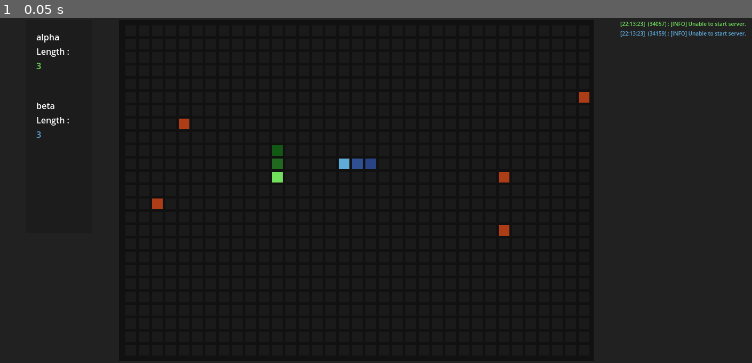
Above: before the commit, frame 1.
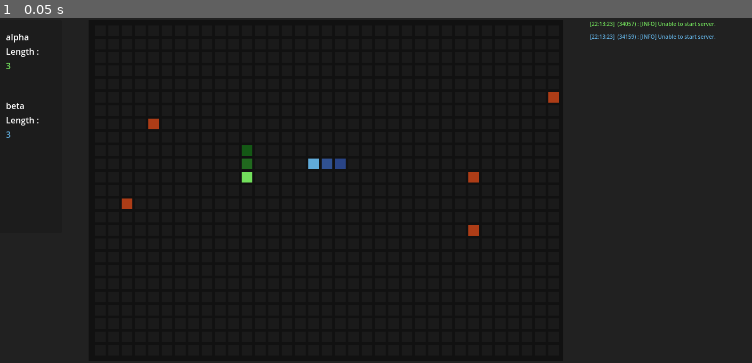
Above: after the commit, the same moment.

Repository: emecdelam/multiplayer_snake
Game: Godot game, scene res://scenes/main_game.tscn
The game is run twice, just before and just after one commit, with the same random seed, the same clock (stepped at 60 frames per second) and the same inputs.
Inputs:
- Up to frame 1 (0.05 s): no input

The runs differ from the first frame. In frame 1, 1.8% of the frame differs, in the area x 0-100%, y 1-64%.

Commit message:
final working console

Diff:
--- a/scripts/communication/text_console.gd
+++ b/scripts/communication/text_console.gd
@@ -9,7 +9,8 @@
 	label.text = msg
 	label.add_theme_font_size_override("font_size", 10)
 	label.add_theme_color_override("font_color", color)
-
+	label.autowrap_mode = TextServer.AUTOWRAP_WORD_SMART
+	label.custom_minimum_size = Vector2(400, 20)
 	labels.append(label)
 	add_child(label)
 
Not shown, changed: python/player_code/main.py
